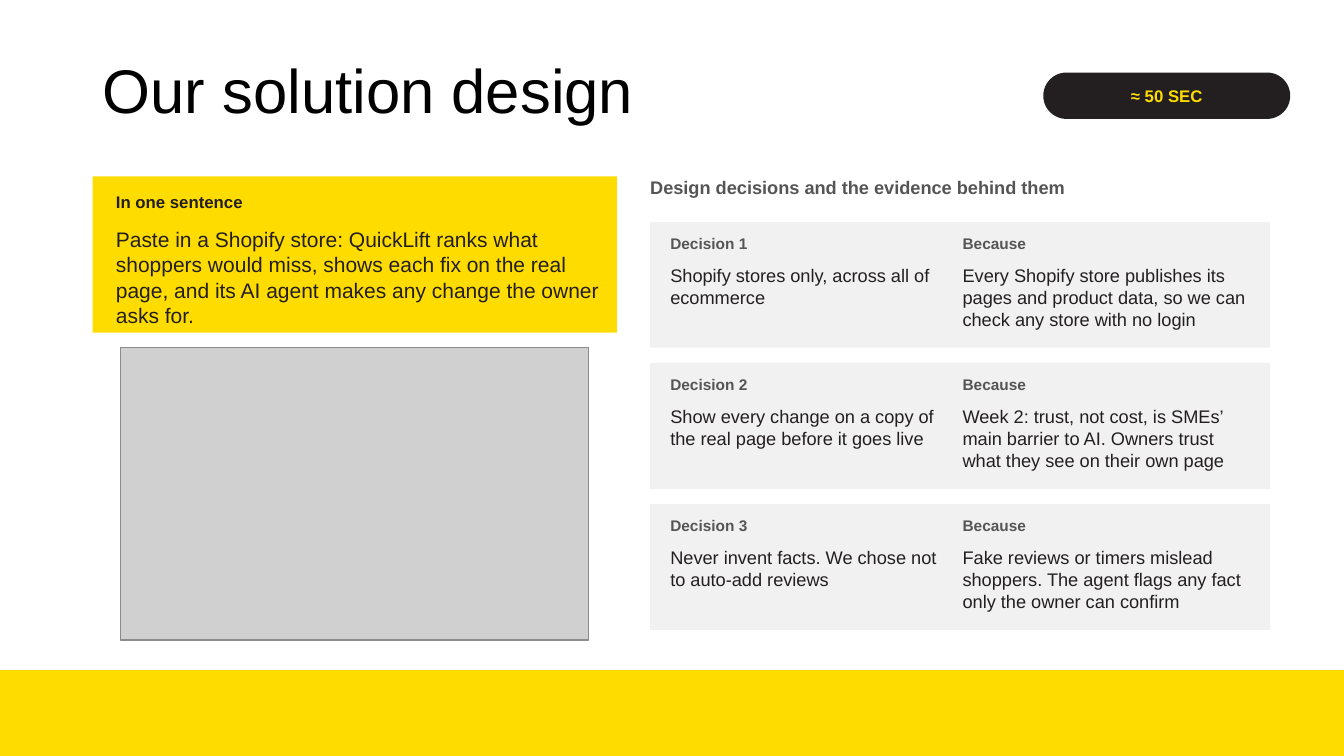
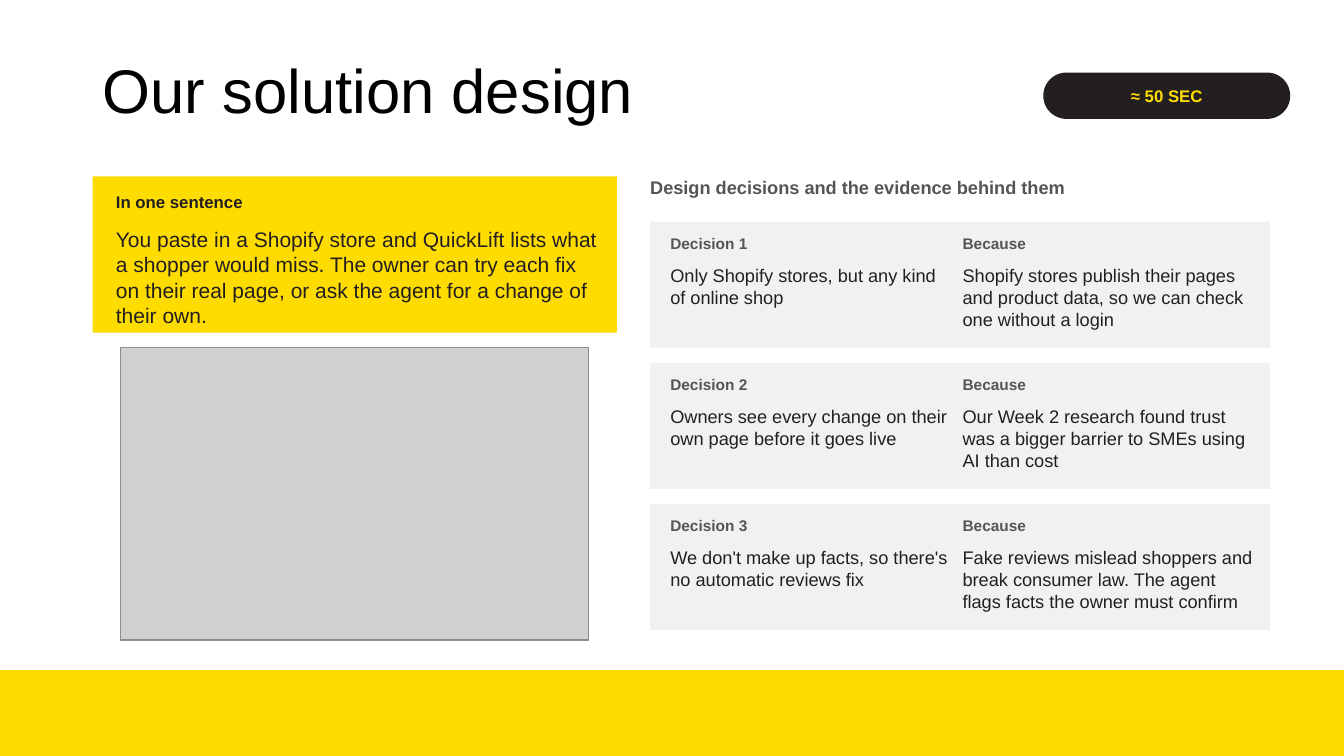
Before and after one commit to NickWG113/shopfix-au, a slide deck: slide 3 of docs/presentation/QuickLift-Week7-PoC.pptx. Drawn at 1344x756 pixels with LibreOffice and Linux fonts; fonts in the diff are those of the drawing; grey boxes stand for pictures; background and template pictures are left out. Boxes give left, top, right and bottom in pixels: in the first picture for what was removed or moved away, otherwise in the second. Text is boxed around its words. In the diff, an @@ line names an element or a change of style, - is before the commit and + after.

```diff
--- a/docs/presentation/QuickLift-Week7-PoC.pptx
+++ b/docs/presentation/QuickLift-Week7-PoC.pptx
@@ text at (116, 231, 596, 323): text changed @@
-Paste in a Shopify store: QuickLift ranks what shoppers would miss, shows each fix on the real page, and its AI agent makes any change the owner asks for.
+You paste in a Shopify store and QuickLift lists what a shopper would miss. The owner can try each fix on their real page, or ask the agent for a change of their own.
@@ text at (670, 268, 935, 308): text changed @@
-Shopify stores only, across all of ecommerce
+Only Shopify stores, but any kind of online shop
@@ text at (963, 268, 1243, 330): text changed @@
-Every Shopify store publishes its pages and product data, so we can check any store with no login
+Shopify stores publish their pages and product data, so we can check one without a login
@@ text at (670, 409, 947, 449): text changed @@
-Show every change on a copy of the real page before it goes live
+Owners see every change on their own page before it goes live
@@ text at (963, 409, 1245, 467): text changed @@
-Week 2: trust, not cost, is SMEs’ main barrier to AI. Owners trust what they see on their own page
+Our Week 2 research found trust was a bigger barrier to SMEs using AI than cost
@@ text at (670, 550, 947, 586): text changed @@
-Never invent facts. We chose not to auto-add reviews
+We don't make up facts, so there's no automatic reviews fix
@@ text at (963, 550, 1252, 612): text changed @@
-Fake reviews or timers mislead shoppers. The agent flags any fact only the owner can confirm
+Fake reviews mislead shoppers and break consumer law. The agent flags facts the owner must confirm
```
Also in this commit, not shown: 6 other slides changed.
